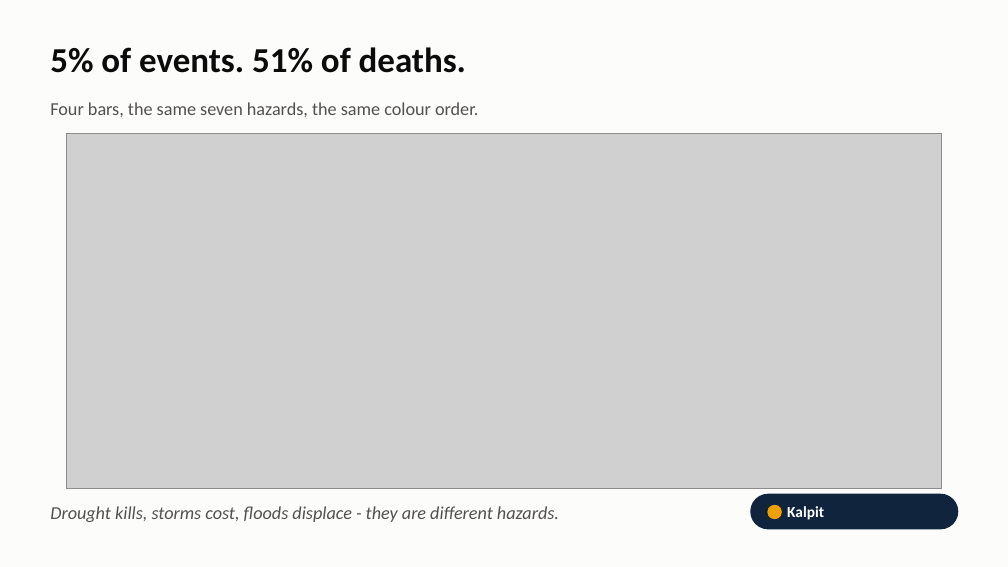
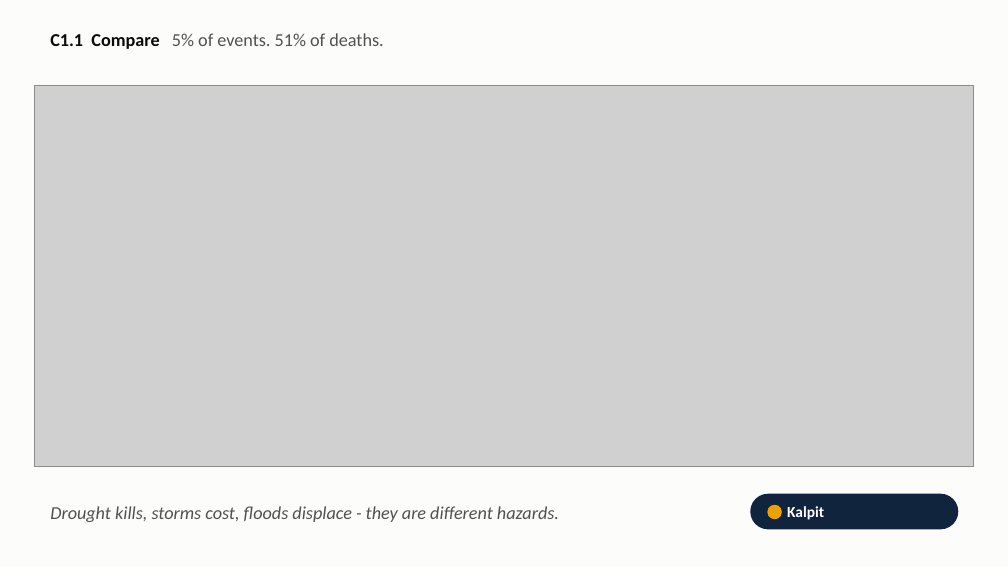
Before and after one commit to kalpitphogat/Dv_Assignment_1, a slide deck: slide 13 of slides/DAS732_A1_Video_Demo.pptx. Drawn at 1008x567 pixels with LibreOffice and Linux fonts; fonts in the diff are those of the drawing; grey boxes stand for pictures. Boxes give left, top, right and bottom in pixels: in the first picture for what was removed or moved away, otherwise in the second. Text is boxed around its words. In the diff, an @@ line names an element or a change of style, - is before the commit and + after.

```diff
--- a/slides/DAS732_A1_Video_Demo.pptx
+++ b/slides/DAS732_A1_Video_Demo.pptx
@@ text at (50, 33, 383, 49): text changed; size 25 to 13 pt; text colour #0B0B0B to #52514E; bold off @@
-5% of events. 51% of deaths.
+C1.1 Compare 5% of events. 51% of deaths.
@@ picture: place and size @@
-picture at (67, 133, 942, 488)
+picture at (34, 86, 974, 467)
@@ text removed at (50, 102, 478, 117) @@
-Four bars, the same seven hazards, the same colour order.
```
Also in this commit, not shown: 11 other slides changed, 24 other files.
